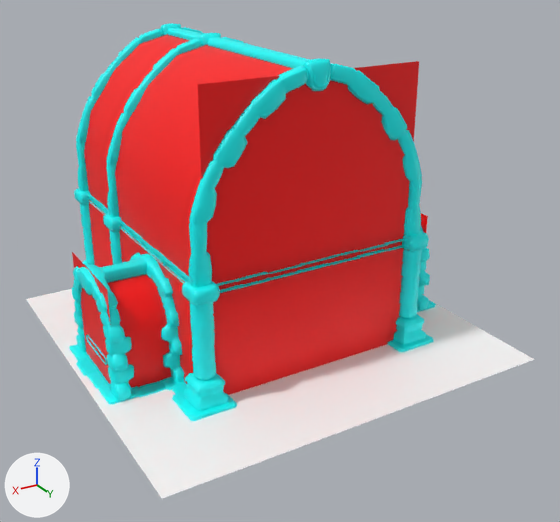
The FBX model RogueLike/Assets/Environment/Rooms/Hallways/Hallway_DeadEnd_1.fbx: old version first, new version second.
One viewpoint serves both versions: a 50 mm lens placed at (10.94, 19.42, 11.87), pointed at (-0.28, 0.74, 2.53). Lighting does not change. The marker at lower left points along +X, +Y and +Z. Where no turn or scale is listed for an object, it has been applied to the vertices. Vertices at the same position are counted once.
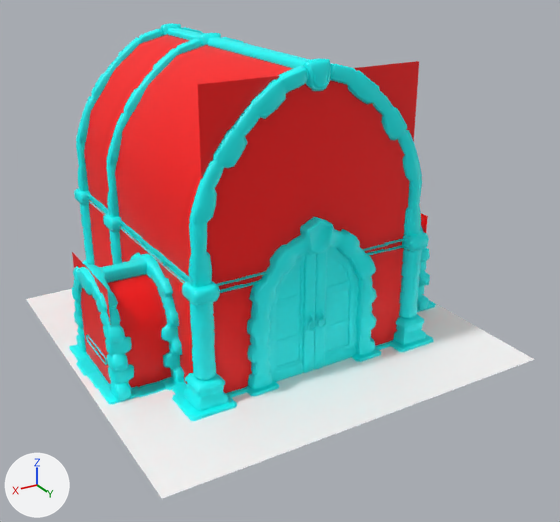
Where the newer file only moved an object's origin or applied its transform, the numbers keep the older frame.

Where the change shows, as pixel boxes (x1, y1, x2, y2) in the pictures (560 x 522 px):
'SM_WoodenDoor_2:polySurface322', added (cyan)
    after: (267, 247, 359, 382)
part 1 of me_mesh_002, added (cyan)
    after: (247, 217, 377, 389)
part 2 of me_mesh_002, added
    after: (352, 348, 381, 362)
part 3 of me_mesh_002, added
    after: (246, 380, 279, 396)
part 4 of me_mesh_002, added
    after: (375, 342, 391, 350)
part 5 of me_mesh_002, added
    after: (226, 387, 248, 398)
part 6 of me_mesh_002, deleted (cyan)
    before: (270, 250, 360, 280)

The change in detail:
Material 'lambert67' (mat_lambert67) is new.
Its base color is (0.0, 1.0, 1.0) (cyan #00ffff).
me_mesh_002 is used by ob_polysurface279; location (-0.11, -1.52, 4.4).
me_mesh_002 had 11066 vertices, 20748 faces and spanned x -5.97..5.97, y -5.17..5.17, z -4.48..4.48.
me_mesh_002 now has 11964 vertices, 22468 faces and spans x -5.97..5.97, y -5.17..5.17, z -4.48..4.48.
me_mesh_002 part 1: the loose piece of 810 vertices spanning x -2.05..2.24, y -4.87..-4.09, z -4.44..0.33 is copied, and the copy is moved by (0.0, 8.99, 0.0); it spans x -2.05..2.24, y 4.12..4.89, z -4.44..0.33.
me_mesh_002 part 2: the loose piece of 33 vertices spanning x -5.95..-5.04, y 1.47..2.35, z -4.48..-4.33 is copied, and the copy is moved by (3.79, 2.61, 0.04); it spans x -2.16..-1.25, y 4.08..4.96, z -4.43..-4.29.
me_mesh_002 part 3: the loose piece of 33 vertices spanning x 4.98..5.89, y 1.47..2.35, z -4.48..-4.33 is copied, and the copy is moved by (-3.54, 2.61, 0.04); it spans x 1.44..2.35, y 4.08..4.96, z -4.43..-4.29.
me_mesh_002 part 4: a new loose piece of 26 vertices spanning x -2.85..-2.06, y 4.29..4.68, z -4.44..-4.32, in mat_lambert3 (cyan #00ffff).
me_mesh_002 part 5: a new loose piece of 26 vertices spanning x 2.18..2.97, y 4.29..4.68, z -4.44..-4.32, in mat_lambert3 (cyan #00ffff).
Part 6, on me_mesh_002:
30 vertices are removed from x -0.41..0.67, y 4.4..4.68, z -1.16..-0.94.
60 faces are deleted.
Mesh me_mesh_002_1 is new.
It has 1632 vertices, 2628 faces and spans x -1.64..1.64, y -0.32..0.32, z -0.01..3.97.
It uses material mat_lambert67 (cyan #00ffff).
Object 'SM_WoodenDoor_2:polySurface322' (ob_sm_woodendoor_2_polysurface322) is new; it shows me_mesh_002_1.
Its location is (0.0, 2.98, 0.0).
